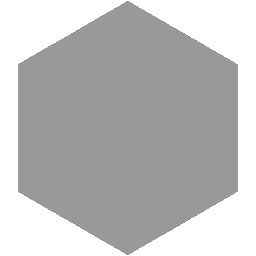
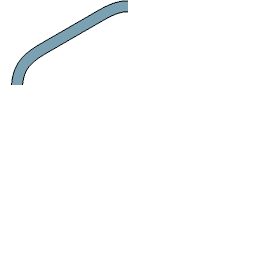
Layered file, before and after one edit (256x256). Changes by layer:
added layer "5" above "Rivers" over (10, 0, 128, 85)
hid "Tundra" over (18, 1, 238, 255)
